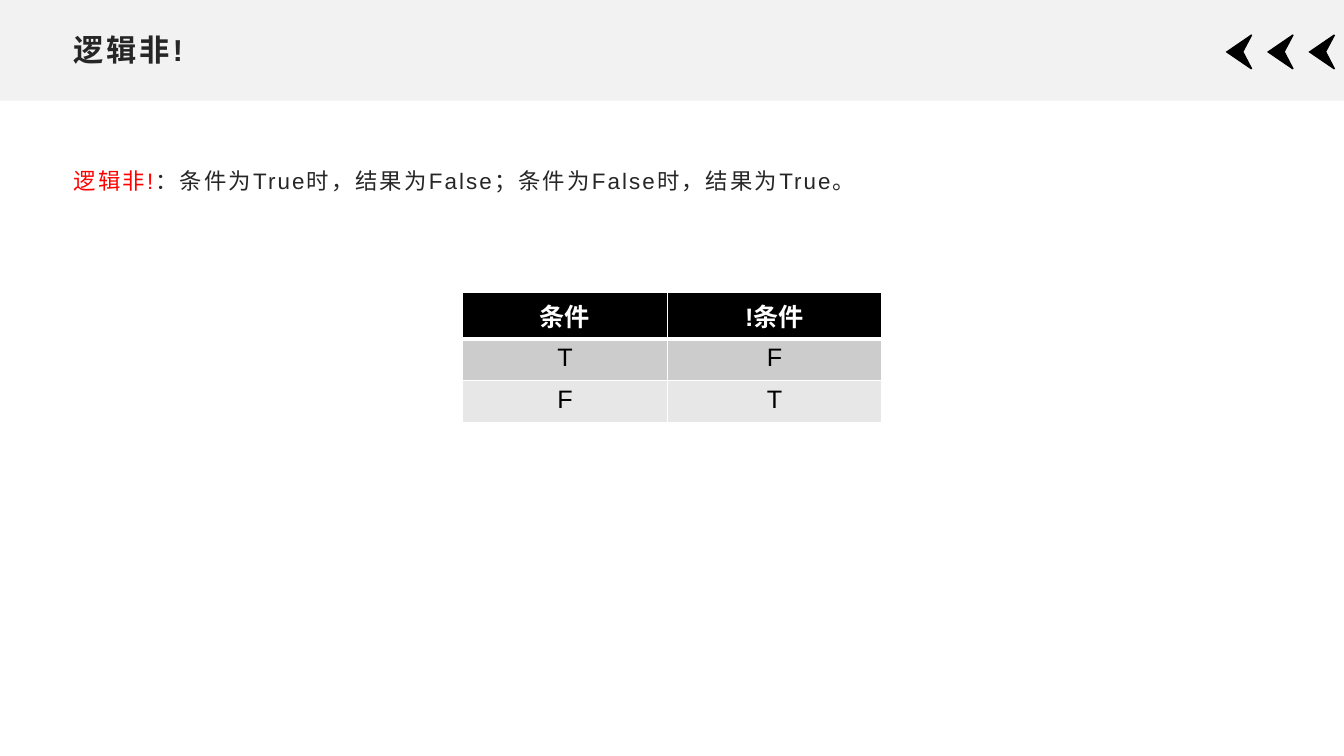
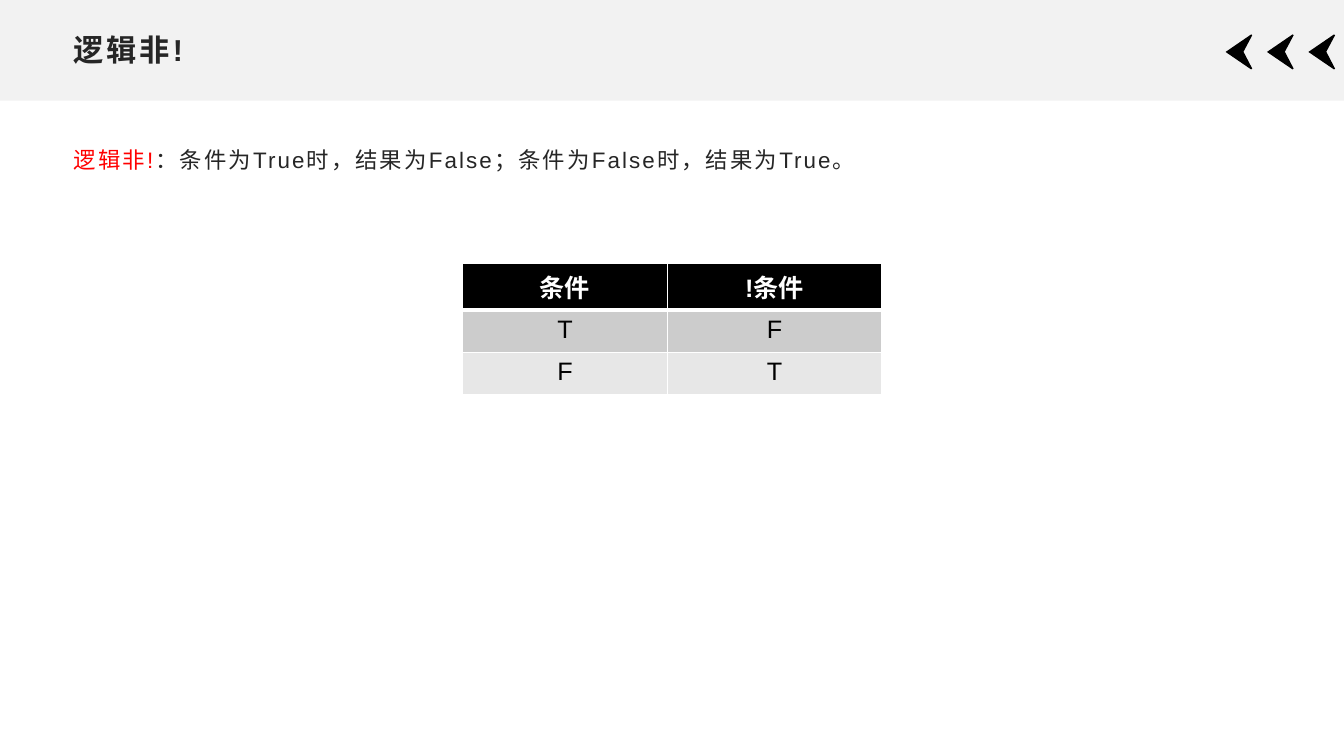
Before and after one commit to xdai02/C, a slide deck: slide 8 of slides/Chapter2.pptx. Drawn at 1344x756 pixels with LibreOffice and Linux fonts; fonts in the diff are those of the drawing. Boxes give left, top, right and bottom in pixels: in the first picture for what was removed or moved away, otherwise in the second. Text is boxed around its words. In the diff, an @@ line names an element or a change of style, - is before the commit and + after.

```diff
--- a/slides/Chapter2.pptx
+++ b/slides/Chapter2.pptx
@@ text "逻辑非!：条件为True时，结果为False；条件为False时，结果为True。": place and size @@
-text "逻辑非!：条件为True时，结果为False；条件为False时，结果为True。" at bbox=[74, 170, 855, 193]
+text "逻辑非!：条件为True时，结果为False；条件为False时，结果为True。" at bbox=[74, 149, 855, 172]
@@ table: place and size @@
-table at bbox=[463, 292, 881, 418]
+table at bbox=[463, 264, 881, 390]
```
Also in this commit, not shown: 11 other slides changed, 2 other files.
